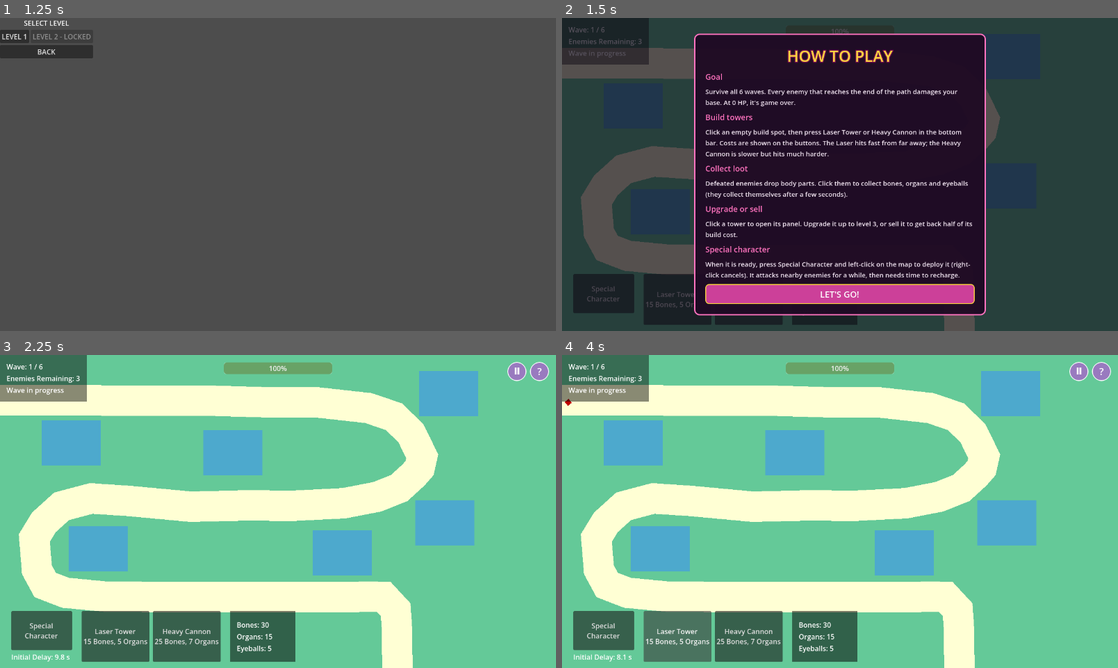
Above: before the commit, frames 1-4 (two rows, left to right).
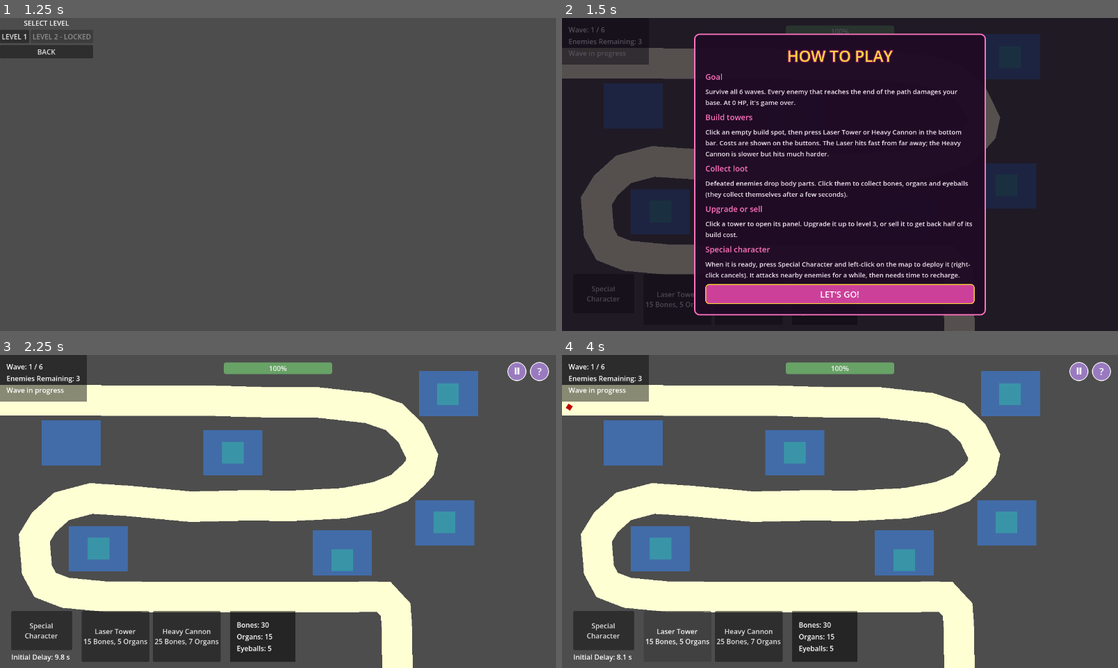
Above: after the commit, the same moments.

Repository: onion-40/candy-carnage
Game: Godot game, scene res://Scenes/MainMenu.tscn
The game is run twice, just before and just after one commit, with the same random seed, the same clock (stepped at 60 frames per second) and the same inputs.
Inputs:
- Up to frame 1 (1.25 s): click "PLAY" at 0.5 s
- Up to frame 2 (1.5 s): click "LEVEL 1" at 1.25 s
- Up to frame 3 (2.25 s): click "LET'S GO!" at 2 s
- Up to frame 4 (4 s): click "Special Character" at 2.75 s; click "Laser Tower 15 Bones, 5 Organs" at 3.5 s

Frame 1 is identical in both runs. In frame 2, 34% of the frame differs, in the area x 0-100%, y 0-100%; in frame 3, 75%; in frame 4, 75%.

Commit message:
will fix map layout later

Diff:
--- /dev/null
+++ b/Scenes/Level2.tscn
@@ -0,0 +1,350 @@
+[gd_scene format=3 uid="uid://bywc322u3rthj"]
+
+[ext_resource type="PackedScene" uid="uid://cnqasxkoa17kc" path="res://Scenes/Map.tscn" id="1_ehjmi"]
+[ext_resource type="Script" uid="uid://liaq03gdcccy" path="res://Scenes/tower_information.gd" id="2_p4u3k"]
+[ext_resource type="Script" uid="uid://cxfnol4rrkplv" path="res://Scenes/bottom_hud.gd" id="3_70df5"]
+[ext_resource type="Script" uid="uid://d36s1hgw7srlt" path="res://Scenes/game_over_screen.gd" id="4_ejprb"]
+[ext_resource type="PackedScene" uid="uid://dwm1ogo4gq0a" path="res://Scenes/WaveHUD.tscn" id="5_au75x"]
+[ext_resource type="Script" uid="uid://rln2sh71lq43" path="res://Scenes/victory_screen.gd" id="6_62f1r"]
+[ext_resource type="Script" uid="uid://b7udtmxic72u7" path="res://Scenes/how_to_play.gd" id="7_1je60"]
+
+[sub_resource type="StyleBoxFlat" id="StyleBoxFlat_41ke1"]
+content_margin_left = 25.0
+content_margin_top = 25.0
+content_margin_right = 25.0
+content_margin_bottom = 25.0
+bg_color = Color(0.55300546, 0.43429998, 0.6825022, 0.90588236)
+corner_radius_top_left = 18
+corner_radius_top_right = 18
+corner_radius_bottom_right = 18
+corner_radius_bottom_left = 18
+
+[sub_resource type="StyleBoxFlat" id="StyleBoxFlat_i6558"]
+content_margin_left = 16.0
+content_margin_top = 16.0
+content_margin_right = 12.0
+content_margin_bottom = 12.0
+bg_color = Color(0.60784316, 0.47843137, 0.7490196, 0)
+corner_radius_top_left = 18
+corner_radius_top_right = 18
+corner_radius_bottom_right = 18
+corner_radius_bottom_left = 18
+
+[sub_resource type="StyleBoxFlat" id="StyleBoxFlat_05a8c"]
+content_margin_left = 15.0
+content_margin_top = 15.0
+content_margin_right = 15.0
+content_margin_bottom = 15.0
+bg_color = Color(0.004019165, 0.004019165, 0.004019165, 0.5176471)
+
+[sub_resource type="StyleBoxFlat" id="StyleBoxFlat_21xkr"]
+bg_color = Color(0.0115433065, 0.3884842, 1.92523e-07, 1)
+border_color = Color(0, 0, 0, 1)
+corner_radius_top_left = 8
+corner_radius_top_right = 8
+corner_radius_bottom_right = 8
+corner_radius_bottom_left = 8
+
+[sub_resource type="StyleBoxFlat" id="StyleBoxFlat_s486e"]
+content_margin_left = 15.0
+content_margin_top = 15.0
+content_margin_right = 15.0
+content_margin_bottom = 15.0
+bg_color = Color(0.030482212, 0.030482212, 0.030482212, 0.4745098)
+
+[node name="Main" type="Node2D" unique_id=295096930]
+
+[node name="Map2" parent="." unique_id=247315767 instance=ExtResource("1_ehjmi")]
+
+[node name="RoadVisual" parent="Map2/EnemyPath" parent_id_path=PackedInt32Array(247315767, 1743500542) index="0" unique_id=225370499]
+points = PackedVector2Array(-335, 267, 172.7959, 267.00003, 337, 155, 516.4668, 155.00003, 661.71643, 155.00003, 779.25244, 188.70493, 857, 211, 897.77747, 260.51547, 882.36633, 346.31528, 753, 443, 670.57605, 447.84842, 522.83704, 449.5756, 363.57874, 441.09866, 249, 419, 145, 451, 90.7334, 509.78897, 89.81549, 576.098, 134.19812, 630.5182, 252.39423, 644.573, 361, 659, 486.3982, 654.6759, 545, 659, 657, 603, 785, 563, 857, 547, 921, 499, 969.26526, 454.94327, 1001, 379, 1041, 315, 1097, 291, 1169, 283, 1209, 307, 1241, 355, 1249, 435, 1217, 523, 1131.504, 601.92944, 1077.6764, 665.2606, 1051.0122, 709.2704, 1041, 819)
+
+[node name="Spawnpoint" parent="Map2" index="2" unique_id=368093591]
+position = Vector2(-256, 232)
+
+[node name="Basepoint" parent="Map2" index="3" unique_id=1396467857]
+position = Vector2(1040, 768)
+
+[node name="Spot 1" parent="Map2/TowerSpots" parent_id_path=PackedInt32Array(247315767, 1036671354) index="0" unique_id=2087351000]
+position = Vector2(8, 208)
+
+[node name="SpotVisual" parent="Map2/TowerSpots/Spot 1" index="0" unique_id=2111016405]
+position = Vector2(0, -8)
+
+[node name="CollisionPolygon2D" parent="Map2/TowerSpots/Spot 1" index="1" unique_id=602957720]
+position = Vector2(48, 8)
+
+[node name="Spot2" parent="Map2/TowerSpots" parent_id_path=PackedInt32Array(247315767, 1036671354) index="1" unique_id=1621219341]
+position = Vector2(248, 344)
+
+[node name="CollisionPolygon2D" parent="Map2/TowerSpots/Spot2" index="1" unique_id=2024332708]
+position = Vector2(8, 16)
+
+[node name="Spot3" parent="Map2/TowerSpots" parent_id_path=PackedInt32Array(247315767, 1036671354) index="2" unique_id=1594441110]
+position = Vector2(856, 264)
+
+[node name="SpotVisual3" parent="Map2/TowerSpots/Spot3" index="0" unique_id=912947380]
+position = Vector2(0, 0)
+
+[node name="CollisionPolygon2D" parent="Map2/TowerSpots/Spot3" index="1" unique_id=156237745]
+position = Vector2(8, 16.000015)
+
+[node name="Spot4" parent="Map2/TowerSpots" parent_id_path=PackedInt32Array(247315767, 1036671354) index="3" unique_id=1931615020]
+position = Vector2(552, 400)
+
+[node name="SpotVisual4" parent="Map2/TowerSpots/Spot4" index="0" unique_id=1242529457]
+position = Vector2(0, 0)
+
+[node name="CollisionPolygon2D" parent="Map2/TowerSpots/Spot4" index="1" unique_id=518153689]
+position = Vector2(-7.9999847, 16)
+scale = Vector2(1.0247642, 1)
+
+[node name="Spot5" parent="Map2/TowerSpots" parent_id_path=PackedInt32Array(247315767, 1036671354) index="4" unique_id=255735884]
+position = Vector2(88, 616)
+
+[node name="SpotVisual5" parent="Map2/TowerSpots/Spot5" index="0" unique_id=1100856899]
+position = Vector2(0, 0)
+
+[node name="CollisionPolygon2D" parent="Map2/TowerSpots/Spot5" index="1" unique_id=819079759]
+position = Vector2(-8, 8)
+
+[node name="Spot6" parent="Map2/TowerSpots" parent_id_path=PackedInt32Array(247315767, 1036671354) index="5" unique_id=1925645619]
+position = Vector2(928, 528)
+
+[node name="SpotVisual6" parent="Map2/TowerSpots/Spot6" index="0" unique_id=757307729]
+position = Vector2(5.800049, 1.5)
+
+[node name="CollisionPolygon2D" parent="Map2/TowerSpots/Spot6" index="1" unique_id=798454240]
+position = Vector2(-10.199951, 17.5)
+
+[node name="Spot7" type="Area2D" parent="Map2/TowerSpots" parent_id_path=PackedInt32Array(247315767, 1036671354) index="6" unique_id=1768406087]
+position = Vector2(624, 760)
+
+[node name="SpotVisual7" type="Polygon2D" parent="Map2/TowerSpots/Spot7" unique_id=2056886641]
+color = Color(0.22000003, 0.5450001, 1, 0.5137255)
+polygon = PackedVector2Array(-68, -52, 68, -52, 68, 52, -68, 52)
+uv = PackedVector2Array(-128, -98, 8, -96, 8.0000305, 8.000008, -127.999985, 8.000008)
+
+[node name="CollisionPolygon2D" type="CollisionPolygon2D" parent="Map2/TowerSpots/Spot7" unique_id=1380311604]
+position = Vector2(-16, 16)
+polygon = PackedVector2Array(-38, -51, 66, -50, 68, 22, -36, 24)
+
+[node name="UI" type="CanvasLayer" parent="." unique_id=594782264]
+visible = false
+
+[node name="TowerInformation" type="PanelContainer" parent="UI" unique_id=1176694789]
+anchors_preset = 6
+anchor_left = 1.0
+anchor_top = 0.5
+anchor_right = 1.0
+anchor_bottom = 0.5
+offset_left = -282.0
+offset_top = -168.0
+offset_right = -11.0
+offset_bottom = 174.0
+grow_horizontal = 0
+grow_vertical = 2
+theme_override_styles/panel = SubResource("StyleBoxFlat_41ke1")
+script = ExtResource("2_p4u3k")
+
+[node name="VBoxContainer" type="VBoxContainer" parent="UI/TowerInformation" unique_id=1267824022]
+custom_minimum_size = Vector2(0, 420)
+layout_mode = 2
+theme_override_constants/separation = 10
+
+[node name="CloseButton" type="Button" parent="UI/TowerInformation/VBoxContainer" unique_id=539067282]
+layout_mode = 2
+mouse_default_cursor_shape = 2
+theme_override_font_sizes/font_size = 16
+text = "X"
+flat = true
+alignment = 2
+text_overrun_behavior = 1
+
+[node name="TowerName" type="Label" parent="UI/TowerInformation/VBoxContainer" unique_id=536312716]
+layout_mode = 2
+theme_override_font_sizes/font_size = 20
+text = "Eyecing - Laser Tower"
+
+[node name="TowerLevel" type="Label" parent="UI/TowerInformation/VBoxContainer" unique_id=1335638192]
+layout_mode = 2
+theme_override_font_sizes/font_size = 17
+text = "Level 1/3
+"
+
+[node name="TowerStats" type="Label" parent="UI/TowerInformation/VBoxContainer" unique_id=2094449366]
+layout_mode = 2
+theme_override_font_sizes/font_size = 17
+text = "Damage: 6
+Range: 140
+"
+
+[node name="UpgradeCost" type="Label" parent="UI/TowerInformation/VBoxContainer" unique_id=95164993]
+layout_mode = 2
+theme_override_font_sizes/font_size = 17
+text = "Upgrade Cost: 5 Bones, 2 Eyes
+"
+
+[node name="UpgradeButton" type="Button" parent="UI/TowerInformation/VBoxContainer" unique_id=1478025024]
+layout_mode = 2
+mouse_default_cursor_shape = 2
+theme_override_font_sizes/font_size = 17
+text = "UPGRADE TOWER"
+
+[node name="SellButton" type="Button" parent="UI/TowerInformation/VBoxContainer" unique_id=353303708]
+layout_mode = 2
+mouse_default_cursor_shape = 2
+theme_override_font_sizes/font_size = 17
+text = "SELL TOWER"
+
+[node name="RepairButton" type="Button" parent="UI/TowerInformation/VBoxContainer" unique_id=1629869088]
+layout_mode = 2
+mouse_default_cursor_shape = 2
+text = "HOLD TO REPAIR"
+
+[node name="RepairProgressBar" type="ProgressBar" parent="UI/TowerInformation/VBoxContainer" unique_id=720635341]
+visible = false
+layout_mode = 2
+
+[node name="BottomHUD" type="PanelContainer" parent="UI" unique_id=394023048]
+anchors_preset = 7
+anchor_left = 0.5
+anchor_top = 1.0
+anchor_right = 0.5
+anchor_bottom = 1.0
+offset_left = -630.0
+offset_top = -120.0
+offset_right = 157.0
+offset_bottom = -2.0
+grow_horizontal = 2
+grow_vertical = 0
+theme_override_styles/panel = SubResource("StyleBoxFlat_i6558")
+script = ExtResource("3_70df5")
+
+[node name="HBoxContainer" type="HBoxContainer" parent="UI/BottomHUD" unique_id=180391323]
+layout_mode = 2
+theme_override_constants/separation = 22
+
+[node name="VBoxContainer" type="VBoxContainer" parent="UI/BottomHUD/HBoxContainer" unique_id=845649566]
+layout_mode = 2
+
+[node name="SpecialCharButton" type="Button" parent="UI/BottomHUD/HBoxContainer/VBoxContainer" unique_id=1319516445]
+custom_minimum_size = Vector2(140, 90)
+layout_mode = 2
+mouse_default_cursor_shape = 2
+text = "Special
+Character"
+
+[node name="SpecialTimerContainer" type="HBoxContainer" parent="UI/BottomHUD/HBoxContainer/VBoxContainer" unique_id=1624181972]
+layout_mode = 2
+
+[node name="SpecialTimerLabel" type="Label" parent="UI/BottomHUD/HBoxContainer/VBoxContainer/SpecialTimerContainer" unique_id=1903001743]
+layout_mode = 2
+
+[node name="TowerSelection" type="HBoxContainer" parent="UI/BottomHUD/HBoxContainer" unique_id=1013028664]
+layout_mode = 2
+theme_override_constants/separation = 8
+
+[node name="LaserButton" type="Button" parent="UI/BottomHUD/HBoxContainer/TowerSelection" unique_id=914881112]
+custom_minimum_size = Vector2(150, 90)
+layout_mode = 2
+mouse_default_cursor_shape = 2
+text = "Laser Tower"
+
+[node name="CannonButton" type="Button" parent="UI/BottomHUD/HBoxContainer/TowerSelection" unique_id=231461069]
+custom_minimum_size = Vector2(150, 90)
+layout_mode = 2
+mouse_default_cursor_shape = 2
+text = "Heavy Cannon"
+
+[node name="ResourceContainer" type="PanelContainer" parent="UI/BottomHUD/HBoxContainer" unique_id=1789818946]
+layout_mode = 2
+theme_override_styles/panel = SubResource("StyleBoxFlat_05a8c")
+
+[node name="ResourceList" type="VBoxContainer" parent="UI/BottomHUD/HBoxContainer/ResourceContainer" unique_id=2142574579]
+custom_minimum_size = Vector2(120, 0)
+layout_mode = 2
+theme_override_constants/separation = 4
+alignment = 1
+
+[node name="BonesLabel" type="Label" parent="UI/BottomHUD/HBoxContainer/ResourceContainer/ResourceList" unique_id=1147830520]
+layout_mode = 2
+text = "Bones: 25"
+
+[node name="OrgansLabel" type="Label" parent="UI/BottomHUD/HBoxContainer/ResourceContainer/ResourceList" unique_id=1793141202]
+layout_mode = 2
+text = "Organs: 15"
+
+[node name="EyeballsLabel" type="Label" parent="UI/BottomHUD/HBoxContainer/ResourceContainer/ResourceList" unique_id=201943819]
+layout_mode = 2
+text = "Eyeballs: 5"
+
+[node name="GameOverScreen" type="PanelContainer" parent="UI" unique_id=1749263380]
+anchors_preset = 8
+anchor_left = 0.5
+anchor_top = 0.5
+anchor_right = 0.5
+anchor_bottom = 0.5
+offset_left = -180.0
+offset_top = -100.0
+offset_right = 180.0
+offset_bottom = 100.0
+grow_horizontal = 2
+grow_vertical = 2
+theme_override_styles/panel = SubResource("StyleBoxFlat_41ke1")
+script = ExtResource("4_ejprb")
+
+[node name="VBoxContainer" type="VBoxContainer" parent="UI/GameOverScreen" unique_id=420881716]
+layout_mode = 2
+theme_override_constants/separation = 16
+alignment = 1
+
+[node name="Title" type="Label" parent="UI/GameOverScreen/VBoxContainer" unique_id=1973506221]
+layout_mode = 2
+theme_override_font_sizes/font_size = 36
+text = "GAME OVER"
+horizontal_alignment = 1
+
+[node name="RestartButton" type="Button" parent="UI/GameOverScreen/VBoxContainer" unique_id=884215370]
+custom_minimum_size = Vector2(0, 50)
+layout_mode = 2
+mouse_default_cursor_shape = 2
+theme_override_font_sizes/font_size = 20
+text = "RESTART"
+
+[node name="HealthBar" type="ProgressBar" parent="UI" unique_id=434133851]
+anchors_preset = 5
+anchor_left = 0.5
+anchor_right = 0.5
+offset_left = -125.0
+offset_top = 17.0
+offset_right = 125.0
+offset_bottom = 44.0
+grow_horizontal = 2
+theme_override_styles/background = SubResource("StyleBoxFlat_21xkr")
+value = 100.0
+
+[node name="WaveHUD" parent="UI" unique_id=236326957 instance=ExtResource("5_au75x")]
+theme_override_styles/panel = SubResource("StyleBoxFlat_s486e")
+
+[node name="VictoryScreen" type="Control" parent="UI" unique_id=379256304]
+layout_mode = 3
+anchors_preset = 15
+anchor_right = 1.0
+anchor_bottom = 1.0
+grow_horizontal = 2
+grow_vertical = 2
+mouse_filter = 2
+script = ExtResource("6_62f1r")
+
+[node name="HowToPlay" type="Control" parent="UI" unique_id=908107822]
+layout_mode = 3
+anchors_preset = 15
+anchor_right = 1.0
+anchor_bottom = 1.0
+grow_horizontal = 2
+grow_vertical = 2
+mouse_filter = 2
+script = ExtResource("7_1je60")
+
+[editable path="Map2"]
--- a/Scenes/Map.tscn
+++ b/Scenes/Map.tscn
@@ -4,14 +4,15 @@
 
 [sub_resource type="Curve2D" id="Curve2D_7u77a"]
 _data = {
-"points": PackedVector2Array(0, 0, 0, 0, -19, 81, 0, 0, 0, 0, 23, 85, 0, 0, 0, 0, 117, 87, 0, 0, 0, 0, 534, 94, 0, 0, 0, 0, 763, 92, 0, 0, 0, 0, 884, 107, 0, 0, 0, 0, 960, 165, 0, 0, 0, 0, 968, 224, 0, 0, 0, 0, 942, 277, 0, 0, 0, 0, 892, 298, 0, 0, 0, 0, 820, 317, 0, 0, 0, 0, 646, 329, 0, 0, 0, 0, 449, 334, 0, 0, 0, 0, 241, 312, 0, 0, 0, 0, 129, 343, 0, 0, 0, 0, 86, 417, 0, 0, 0, 0, 117, 499, 0, 0, 0, 0, 194, 533, 0, 0, 0, 0, 308, 539, 0, 0, 0, 0, 409, 540, 0, 0, 0, 0, 527, 540, 0, 0, 0, 0, 663, 539, 0, 0, 0, 0, 791, 536, 0, 0, 0, 0, 887, 534, 0, 0, 0, 0, 928, 595, 0, 0, 0, 0, 926, 657, 0, 0, 0, 0, 923, 697, 0, 0, 0, 0, 917, 732)
+"points": PackedVector2Array(0, 0, 0, 0, -16, 104, 0, 0, 0, 0, 104, 80, 0, 0, 0, 0, 328, 80, 0, 0, 0, 0, 480.24927, 77.00694, 0, 0, 0, 0, 640, 72, 0, 0, 0, 0, 752, 80, 0, 0, 0, 0, 833.7562, 96.33305, 0, 0, 0, 0, 920, 128, 0, 0, 0, 0, 976, 184, 0, 0, 0, 0, 968, 240, 0, 0, 0, 0, 936, 280, 0, 0, 0, 0, 840, 312, 0, 0, 0, 0, 800.7407, 320.19397, 0, 0, 0, 0, 688, 328, 0, 0, 0, 0, 624, 336, 0, 0, 0, 0, 537.42236, 334.6886, 0, 0, 0, 0, 456, 336, 0, 0, 0, 0, 403.75, 320.99927, 0, 0, 0, 0, 356.24, 313.75195, 0, 0, 0, 0, 318.39294, 308.11517, 0, 0, 0, 0, 272, 304, 0, 0, 0, 0, 227.39917, 303.28363, 0, 0, 0, 0, 168, 312, 0, 0, 0, 0, 128, 336, 0, 0, 0, 0, 96, 368, 0, 0, 0, 0, 88, 424, 0, 0, 0, 0, 101.77936, 470.77673, 0, 0, 0, 0, 136, 512, 0, 0, 0, 0, 192.7732, 528.67145, 0, 0, 0, 0, 264.44086, 542.3608, 0, 0, 0, 0, 768, 536, 0, 0, 0, 0, 864, 528, 0, 0, 0, 0, 904, 552, 0, 0, 0, 0, 920, 584, 0, 0, 0, 0, 923.9448, 643.0177, 0, 0, 0, 0, 920, 744)
 }
-point_count = 28
+point_count = 36
 
 [node name="Map" type="Node2D" unique_id=247315767]
 script = ExtResource("1_7yn8b")
 
 [node name="Background" type="Polygon2D" parent="." unique_id=1159532194]
+visible = false
 position = Vector2(480, 248)
 color = Color(0.395, 0.79, 0.59908336, 1)
 polygon = PackedVector2Array(800, -248, -480, -248, -480, 472, 800, 472)
@@ -31,7 +32,7 @@
 position = Vector2(-24, 128)
 
 [node name="Basepoint" type="Marker2D" parent="." unique_id=1396467857]
-position = Vector2(968, 760)
+position = Vector2(912, 768)
 
 [node name="TowerSpots" type="Node2D" parent="." unique_id=1036671354]
 position = Vector2(176, -120)
--- a/Scripts/Scenes/LevelSelect.gd
+++ b/Scripts/Scenes/LevelSelect.gd
@@ -6,6 +6,7 @@
 
 func _ready() -> void:
 	level_1_button.pressed.connect(_on_level_1_pressed)
+	level_2_button.pressed.connect(_on_level_2_pressed)
 	back_button.pressed.connect(_on_back_pressed)
 
 	# Level 2 is available only after completing Level 1.
@@ -20,6 +21,9 @@
 func _on_level_1_pressed() -> void:
 	get_tree().change_scene_to_file("res://Scenes/Main.tscn")
 
+func _on_level_2_pressed() -> void:
+	get_tree().change_scene_to_file("res://Scenes/Level2.tscn")
+
 
 func _on_back_pressed() -> void:
 	get_tree().change_scene_to_file("res://Scenes/MainMenu.tscn")
